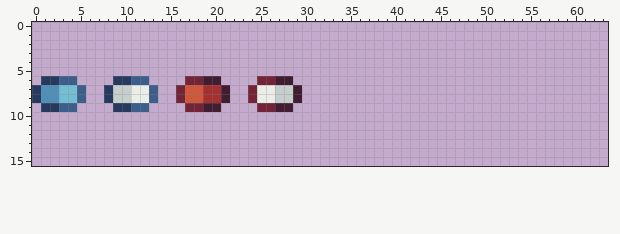
Two versions of one pixel-art file, src/resources/sprites/status.aseprite. Above, as it was before the edit.
64x16 pixels, 1 frame.
And afterwards:
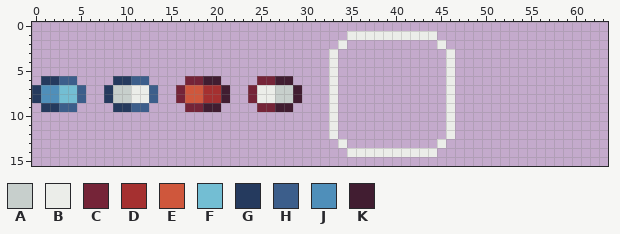
Palette (. is transparent): A #c7cfcc  B #ebede9  C #752438  D #a53030  E #cf573c  F #73bed3  G #253a5e  H #3c5e8b  J #4f8fba  K #411d31
Change:
Colour B now appears in row 1 at x 35 to 44; in row 2 at x 34 and 45; in rows 3 to 12 at x 33 and 46; in row 13 at x 34 and 45; in row 14 at x 35 to 44.
